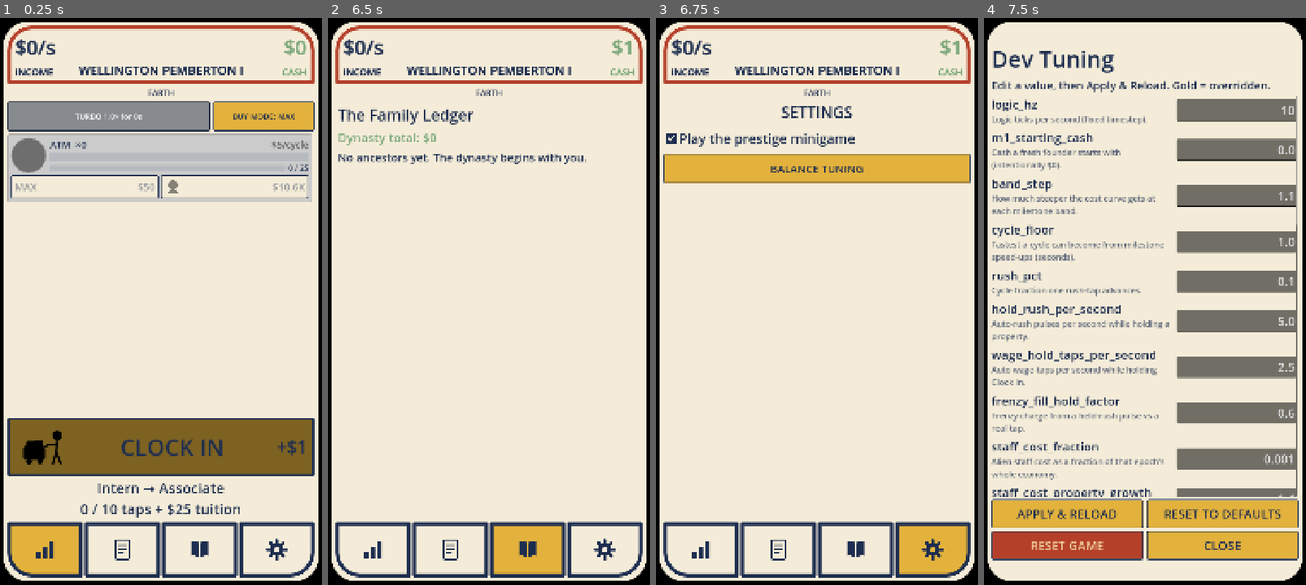
Above: before the commit, frames 1-4 (left to right).
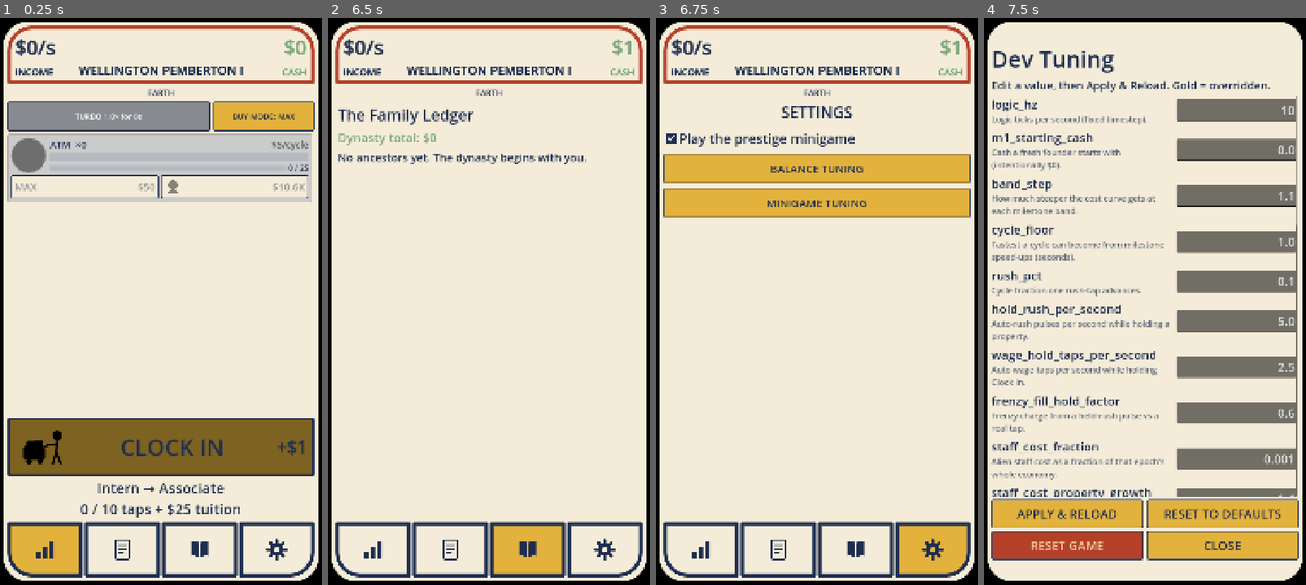
Above: after the commit, the same moments.

Repository: TimGoergen/american-tycoon
Game: Godot game, scene res://Main.tscn
Same seed, same stepped clock (60 frames per second), same inputs: the game is played once before the commit and once after it.
Inputs (mouse positions are in pixels of both pictures, inside the frame that each line leads up to):
- Up to frame 1 (0.25 s): no input
- Up to frame 2 (6.5 s): click "BUY MODE: MAX" at 0.5 s; click "BUY MODE: ×1" at 1.25 s; click "BUY MODE: ×10" at 2 s; click "BUY MODE: ×100" at 2.75 s; click (489, 448) at 3.5 s; click (373, 550) at 4.27 s; click (450, 550) at 5.02 s; click (527, 550) at 5.77 s
- Up to frame 3 (6.75 s): click (932, 550) at 6.52 s
- Up to frame 4 (7.5 s): click "BALANCE TUNING" at 7.25 s

Frames 1-2 are identical in both runs. In frame 3, 4.9% of the frame differs, in the area x 2-98%, y 30-36%; in frame 4, nothing differs.

Commit message:
feat: Minigame Tuning review screen (Settings)
Adds a Settings MINIGAME TUNING button opening a full-screen list of every
minigame type, each openable in isolation for review/testing. Selecting one
presents the exact prestige minigame screen with a Back button added at the top.

- Minigame contract: new display_name(), overridden by all five types.
- MinigameScreen: start_game now takes an optional forced_type (skips the random
  draw) and a review_mode flag that shows a top Back button + back_pressed signal;
  prestige behavior is unchanged when both default.
- MinigameReviewScreen (new): full-screen list + Close; owns its own minigame host
  so review play never touches the run's Legacy. Returns to the list on Back/finish.
- Main: hosts the review screen, adds the Settings button, and freezes the economy
  while it is up (like the other modal overlays).

Co-Authored-By: Claude Opus 4.8 <noreply@anthropic.com>
Claude-Session: https://claude.ai/code/session_01K2ZZ5Zvn7oQ8E4YSKqtos7

Diff:
--- a/game/scripts/Main.gd
+++ b/game/scripts/Main.gd
@@ -32,6 +32,7 @@
 var _ledger_screen: FamilyLedgerScreen
 var _dev_panel: DevTuningPanel
 var _minigame_screen: MinigameScreen
+var _minigame_review_screen: MinigameReviewScreen
 var _buy_mode_button: Button
 var _plan_button: Button
 var _rows: Array = []
@@ -79,7 +80,7 @@
 	# lets the shop spend Legacy against a steady balance. NOTE: switching TABS does NOT
 	# freeze — an idle game keeps earning no matter which tab you're reading.
 	if _will_screen.visible or _dev_panel.visible or _first_contact_overlay.visible \
-			or _minigame_screen.visible:
+			or _minigame_screen.visible or _minigame_review_screen.visible:
 		return
 
 	# Fixed-timestep logic (Spec §2): accumulate render time and tick in
@@ -275,6 +276,14 @@
 	_minigame_screen.setup(tuning)
 	_minigame_screen.finished.connect(_on_minigame_finished)
 	add_child(_minigame_screen)
+
+	# The Minigame Tuning review screen (Settings): a full-screen list that opens any minigame
+	# in isolation for testing. It owns its own minigame host, so review play never touches the
+	# run; Main freezes the economy while it is up, just like the other modal overlays.
+	_minigame_review_screen = MinigameReviewScreen.new()
+	_minigame_review_screen.set_anchors_preset(Control.PRESET_FULL_RECT)
+	_minigame_review_screen.setup(tuning)
+	add_child(_minigame_review_screen)
 
 	_show_tab(TAB_PROPERTY)
 
@@ -424,6 +433,16 @@
 	dev_button.pressed.connect(_on_dev_pressed)
 	v.add_child(dev_button)
 
+	# Minigame review tool: opens the full-screen list of every minigame so they can each be
+	# played and reviewed on demand (GDD §5.5), independent of a real prestige.
+	var minigame_tuning_button := Button.new()
+	minigame_tuning_button.custom_minimum_size = Vector2(0, UiPalette.STANDARD_BUTTON_HEIGHT)
+	minigame_tuning_button.add_theme_font_size_override("font_size", int(UiPalette.FONT_SMALL * 1.4))
+	UiPalette.style_button(minigame_tuning_button, false)
+	minigame_tuning_button.text = "MINIGAME TUNING"
+	minigame_tuning_button.pressed.connect(_on_minigame_tuning_pressed)
+	v.add_child(minigame_tuning_button)
+
 	var spacer := Control.new()
 	spacer.size_flags_vertical = Control.SIZE_EXPAND_FILL
 	v.add_child(spacer)
@@ -588,6 +607,12 @@
 ## copy so it can tell which constants are overridden and diff edits on Apply.
 func _on_dev_pressed() -> void:
 	_dev_panel.open(tuning, ConfigLoader.load_tuning(false))
+
+
+## Open the Minigame Tuning review screen (Settings). The economy freezes while it is up
+## (see _process), just like the other full-screen overlays.
+func _on_minigame_tuning_pressed() -> void:
+	_minigame_review_screen.open()
 
 
 ## Apply tuning edits: persist the overrides, save the run so no progress is lost,
--- a/game/scripts/ui/BalanceMinigame.gd
+++ b/game/scripts/ui/BalanceMinigame.gd
@@ -26,6 +26,10 @@
 var _running: bool = false
 var _rng := RandomNumberGenerator.new()
 var _bar: Control
+
+
+func display_name() -> String:
+	return "Balance the Books"
 
 
 func begin(_tuning: TuningConfig) -> void:
--- a/game/scripts/ui/CatchMoneyMinigame.gd
+++ b/game/scripts/ui/CatchMoneyMinigame.gd
@@ -21,6 +21,10 @@
 var _coins: Array = []  # live coin Buttons
 var _rng := RandomNumberGenerator.new()
 var _area: Control
+
+
+func display_name() -> String:
+	return "Catch the Money"
 
 
 func begin(_tuning: TuningConfig) -> void:
--- a/game/scripts/ui/MatchThreeMinigame.gd
+++ b/game/scripts/ui/MatchThreeMinigame.gd
@@ -55,6 +55,10 @@
 var _board_area: Control
 ## _gem_nodes[row][col] -> the gem Control currently at that cell (or null mid-clear).
 var _gem_nodes: Array = []
+
+
+func display_name() -> String:
+	return "Match Three"
 
 
 func begin(_tuning: TuningConfig) -> void:
--- a/game/scripts/ui/MemoryMinigame.gd
+++ b/game/scripts/ui/MemoryMinigame.gd
@@ -24,6 +24,10 @@
 
 var _pads: Array = []  # the four pad Panels (index = pad id)
 var _status_label: Label
+
+
+func display_name() -> String:
+	return "Memory Match"
 
 
 func begin(_tuning: TuningConfig) -> void:
--- a/game/scripts/ui/Minigame.gd
+++ b/game/scripts/ui/Minigame.gd
@@ -26,3 +26,9 @@
 ## isn't charged to the player. Most types never block.
 func is_busy() -> bool:
 	return false
+
+## A short, human-readable name for this minigame type. The random prestige draw doesn't
+## need it, but the Minigame Tuning review screen (Settings) lists every type by name so
+## they can each be opened and tested. Override in each type.
+func display_name() -> String:
+	return "Minigame"
--- /dev/null
+++ b/game/scripts/ui/MinigameReviewScreen.gd
@@ -0,0 +1,141 @@
+class_name MinigameReviewScreen
+extends ColorRect
+
+# A full-screen developer/review tool (Settings → Minigame Tuning). It lists every minigame
+# type in the library and lets the tester open each one in isolation — presenting the exact
+# screen the player sees mid-prestige, but with a Back button at the top so they can flip
+# through and check each minigame's functionality and design quickly.
+#
+# It owns its OWN MinigameScreen instance (separate from Main's prestige one) so review play
+# can never apply Legacy or interfere with the real succession flow. The MinigameScreen is
+# started in "review mode" with a forced type and sample numbers; its Back button and its
+# normal Continue/Skip all just return here to the list.
+
+## Emitted when the player closes the whole review screen (Close button). Main hides it and
+## unfreezes the economy.
+signal closed
+
+# Sample values fed to the reviewed minigame so its live "Legacy kept" readout shows
+# meaningful numbers. They are display-only — review play never banks anything.
+const SAMPLE_BASE_LEGACY := 100
+const SAMPLE_BONUS_MAX := 0.25
+
+var _tuning: TuningConfig
+var _list_view: Control
+var _player: MinigameScreen
+
+
+func setup(tuning: TuningConfig) -> void:
+	_tuning = tuning
+
+
+func _ready() -> void:
+	color = Color(UiPalette.INK_NAVY, 0.92)  # near-opaque scrim — this owns the screen
+	visible = false
+
+	_list_view = _build_list_view()
+	add_child(_list_view)
+
+	# Our own minigame host, used only for review. Added after the list so it draws on top
+	# when a minigame is open; we toggle the list's visibility to swap between them.
+	_player = MinigameScreen.new()
+	_player.set_anchors_preset(Control.PRESET_FULL_RECT)
+	_player.setup(_tuning)
+	_player.back_pressed.connect(_return_to_list)
+	# In review the result multiplier is ignored — Continue/Skip just return to the list.
+	_player.finished.connect(func(_multiplier: float, _opt_out: bool) -> void: _return_to_list())
+	add_child(_player)
+
+
+## Open the review screen on its list (called by Main when the Settings button is tapped).
+func open() -> void:
+	_player.visible = false
+	_list_view.visible = true
+	visible = true
+
+
+# ---------------------------------------------------------------------------
+# The list of minigames
+# ---------------------------------------------------------------------------
+
+func _build_list_view() -> Control:
+	var center := CenterContainer.new()
+	center.set_anchors_preset(Control.PRESET_FULL_RECT)
+
+	var panel := PanelContainer.new()
+	panel.add_theme_stylebox_override("panel", UiPalette.make_panel_style())
+	center.add_child(panel)
+
+	var margin := MarginContainer.new()
+	margin.add_theme_constant_override("margin_left", 24)
+	margin.add_theme_constant_override("margin_right", 24)
+	margin.add_theme_constant_override("margin_top", 24)
+	margin.add_theme_constant_override("margin_bottom", 24)
+	panel.add_child(margin)
+
+	var column := VBoxContainer.new()
+	column.add_theme_constant_override("separation", 14)
+	margin.add_child(column)
+
+	var heading := Label.new()
+	heading.text = "MINIGAME TUNING"
+	heading.horizontal_alignment = HORIZONTAL_ALIGNMENT_CENTER
+	heading.add_theme_font_size_override("font_size", UiPalette.FONT_HEADLINE)
+	heading.add_theme_color_override("font_color", UiPalette.NAVY)
+	column.add_child(heading)
+
+	var subtitle := Label.new()
+	subtitle.text = "Open any minigame to review it."
+	subtitle.horizontal_alignment = HORIZONTAL_ALIGNMENT_CENTER
+	subtitle.add_theme_font_size_override("font_size", UiPalette.FONT_BODY)
+	subtitle.add_theme_color_override("font_color", UiPalette.NAVY)
+	column.add_child(subtitle)
+
+	# One button per type in the library. We read each type's display name by briefly
+	# instantiating it — a bare Minigame node is cheap and display_name() is safe to call
+	# before begin(); we free the probe immediately since it's never added to the tree.
+	for type_script in MinigameScreen.MINIGAME_TYPES:
+		var probe := type_script.new() as Minigame
+		var label := probe.display_name()
+		probe.free()
+
+		var button := Button.new()
+		button.text = label
+		button.custom_minimum_size = Vector2(420, UiPalette.STANDARD_BUTTON_HEIGHT)
+		button.add_theme_font_size_override("font_size", UiPalette.FONT_BUTTON)
+		UiPalette.style_button(button, false)
+		button.pressed.connect(_on_type_pressed.bind(type_script))
+		column.add_child(button)
+
+	var spacer := Control.new()
+	spacer.custom_minimum_size = Vector2(0, 12)
+	column.add_child(spacer)
+
+	var close_button := Button.new()
+	close_button.text = "CLOSE"
+	close_button.custom_minimum_size = Vector2(0, UiPalette.STANDARD_BUTTON_HEIGHT)
+	close_button.add_theme_font_size_override("font_size", UiPalette.FONT_BUTTON)
+	UiPalette.style_button(close_button, true)  # red: leaving the screen
+	close_button.pressed.connect(_on_close_pressed)
+	column.add_child(close_button)
+
+	return center
+
+
+# ---------------------------------------------------------------------------
+# Navigation
+# ---------------------------------------------------------------------------
+
+func _on_type_pressed(type_script: Script) -> void:
+	_list_view.visible = false
+	_player.start_game(SAMPLE_BASE_LEGACY, SAMPLE_BONUS_MAX, type_script, true)
+
+
+func _return_to_list() -> void:
+	_player.visible = false
+	_list_view.visible = true
+
+
+func _on_close_pressed() -> void:
+	visible = false
+	closed.emit()
--- a/game/scripts/ui/MinigameScreen.gd
+++ b/game/scripts/ui/MinigameScreen.gd
@@ -15,6 +15,11 @@
 ## Legacy by Main; `opt_out` true if the player asked to auto-skip future minigames.
 signal finished(multiplier: float, opt_out: bool)
 
+## Emitted only in review mode (Settings → Minigame Tuning) when the player taps the Back
+## button to abandon the round and return to the review list. Carries no result — review
+## play never affects the run's Legacy.
+signal back_pressed
+
 # The minigame library — the host draws one at random each round so the player doesn't know
 # which they'll get. Add new types here (Phase 2).
 const MINIGAME_TYPES := [
@@ -33,6 +38,13 @@
 var _opt_out: bool = false
 var _active_minigame: Minigame
 
+## Review mode (Settings → Minigame Tuning): a Back button is shown so a tester can bail
+## out at any time. False for the real prestige round, where there is no Back.
+var _review_mode: bool = false
+## The Back buttons (one per view), shown only in review mode. Tracked so start_game can
+## flip their visibility for the chosen mode.
+var _back_buttons: Array = []
+
 var _play_view: Control
 var _result_view: Control
 var _timer_label: Label
@@ -76,6 +88,8 @@
 	var column := VBoxContainer.new()
 	column.add_theme_constant_override("separation", 12)
 
+	_add_back_button(column)
+
 	var title := _make_label("GROW THE INHERITANCE", UiPalette.FONT_HEADLINE, UiPalette.NAVY)
 	title.horizontal_alignment = HORIZONTAL_ALIGNMENT_CENTER
 	column.add_child(title)
@@ -127,6 +141,8 @@
 	column.add_theme_constant_override("separation", 16)
 	column.visible = false
 
+	_add_back_button(column)
+
 	var heading := _make_label("THE INHERITANCE", UiPalette.FONT_HEADLINE, UiPalette.NAVY)
 	heading.horizontal_alignment = HORIZONTAL_ALIGNMENT_CENTER
 	column.add_child(heading)
@@ -149,6 +165,27 @@
 	return column
 
 
+## Add a left-aligned Back button to the top of a view's column. Hidden by default; only
+## review mode (start_game's review_mode flag) makes it visible. A short HBox keeps it from
+## stretching the full width — it sits in the top-left like a typical "back" affordance.
+func _add_back_button(column: VBoxContainer) -> void:
+	var row := HBoxContainer.new()
+	var back := Button.new()
+	back.text = "← BACK"
+	back.custom_minimum_size = Vector2(0, 72)
+	back.add_theme_font_size_override("font_size", UiPalette.FONT_BUTTON)
+	UiPalette.style_button(back, false)
+	back.visible = false
+	back.pressed.connect(_on_back_pressed)
+	row.add_child(back)
+	# A spacer eats the rest of the row so the button keeps its natural width on the left.
+	var spacer := Control.new()
+	spacer.size_flags_horizontal = Control.SIZE_EXPAND_FILL
+	row.add_child(spacer)
+	_back_buttons.append(back)
+	column.add_child(row)
+
+
 func _make_label(text: String, font_size: int, color: Color) -> Label:
 	var label := Label.new()
 	label.text = text
@@ -162,8 +199,12 @@
 # ---------------------------------------------------------------------------
 
 ## Start a round. `base_legacy` is the run's pre-minigame Legacy; `bonus_max` is the max
-## extra-high bonus fraction (Family Reputation). Picks a random minigame type.
-func start_game(base_legacy: int, bonus_max: float) -> void:
+## extra-high bonus fraction (Family Reputation). Normally picks a random minigame type;
+## the review screen passes a specific `forced_type` and sets `review_mode` so a Back
+## button appears. Prestige play leaves both at their defaults (random type, no Back).
+func start_game(
+		base_legacy: int, bonus_max: float, forced_type: Script = null, review_mode: bool = false
+) -> void:
 	_base_legacy = base_legacy
 	_bonus_max = maxf(0.0, bonus_max)
 	_seconds_left = _tuning.minigame_duration_seconds
@@ -171,9 +212,14 @@
 	if _opt_out_check != null:
 		_opt_out_check.button_pressed = false
 
+	_review_mode = review_mode
+	for back in _back_buttons:
+		(back as Button).visible = review_mode
+
 	for child in _play_area.get_children():
 		child.queue_free()
-	var type_script: Script = MINIGAME_TYPES[randi() % MINIGAME_TYPES.size()]
+	var type_script: Script = forced_type if forced_type != null \
+			else MINIGAME_TYPES[randi() % MINIGAME_TYPES.size()]
 	_active_minigame = type_script.new()
 	_active_minigame.set_anchors_preset(Control.PRESET_FULL_RECT)
 	_play_area.add_child(_active_minigame)
@@ -295,6 +341,14 @@
 	visible = true
 
 
+## Back (review mode only): abandon the round and return to the review list. No result is
+## emitted — reviewing a minigame never touches the run's Legacy.
+func _on_back_pressed() -> void:
+	_playing = false
+	visible = false
+	back_pressed.emit()
+
+
 ## Skip: bank the keep floor (the worst result), leave immediately.
 func _on_skip_pressed() -> void:
 	_playing = false
--- a/game/scripts/ui/TimingBarMinigame.gd
+++ b/game/scripts/ui/TimingBarMinigame.gd
@@ -28,6 +28,10 @@
 
 var _bar: Control
 var _locks_label: Label
+
+
+func display_name() -> String:
+	return "Timing Bar"
 
 
 func begin(_tuning: TuningConfig) -> void:
